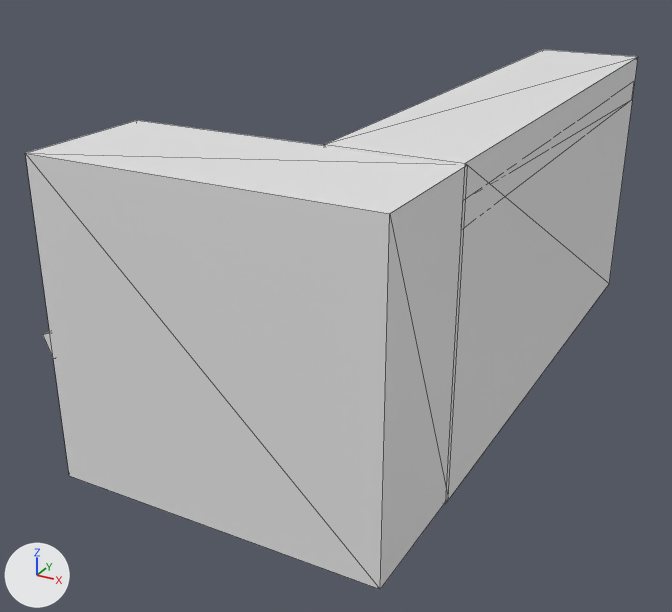
An edit to the glTF model models/world/Muelle1.glb, drawn before and after from the same camera.
Rendered twice from a 50 mm camera at (4.51, -13.85, 4.97) aimed at (-2.2, -1.65, -1.13). The lights are fixed; the arrows at lower left show +X, +Y and +Z. Mesh edges are drawn as thin lines. Where no turn or scale is listed for an object, it has been applied to the vertices. Vertices at the same position are counted once.

Objects in the first picture: 'Muelle1_b_boxcollider', 'Muelle1_boxcollider', 'Muelle1_obj'.
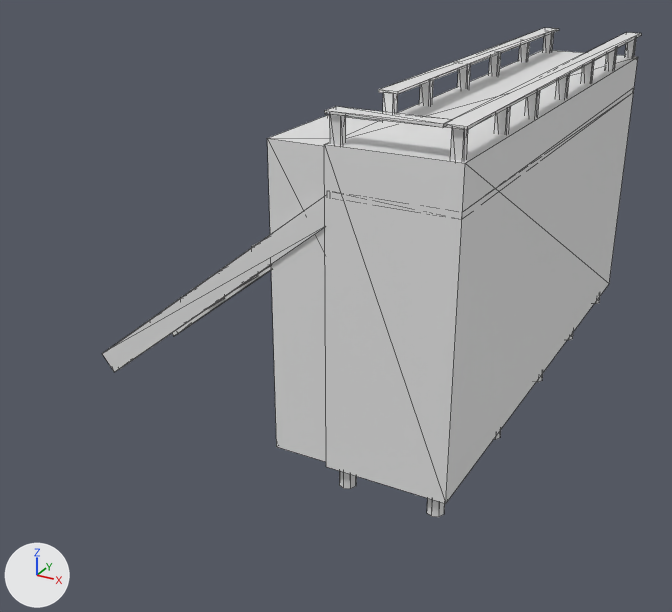
Edits to the scene script, one JSON object a line:
```json
{"block": "me_cube_017", "where": "# used by ob_muelle1_obj; location = (0.0, 0.0, 0.0)"}
{"op": "remove", "block": "me_cube_017", "code": "me_cube_017.from_pydata(...)  # 16 vertices, 24 faces; spans x -4.14..0.88, y -6.05..4.28, z -0.58..1.82"}
{"op": "add", "block": "me_cube_017", "code": "me_cube_017.from_pydata(...)  # 200 vertices, 300 faces; spans x -4.88..0.9, y -4.32..4.33, z -1.76..2.68"}
{"block": "me_cube_017", "change": "me_cube_017 part 1: a new loose piece, a box spanning x -0.85..-0.7, y -4.26..-4.12, z 1.66..2.65"}
{"block": "me_cube_017", "change": "me_cube_017 part 2: a new loose piece, a box spanning x -0.86..-0.71, y -2.81..-2.68, z 1.66..2.65"}
{"block": "me_cube_017", "change": "me_cube_017 part 3: a new loose piece, a box spanning x 0.7..0.84, y -4.26..-4.12, z 1.66..2.65"}
{"block": "me_cube_017", "change": "me_cube_017 part 4: a new loose piece, a box spanning x 0.69..0.83, y -2.81..-2.68, z 1.66..2.65"}
{"block": "me_cube_017", "change": "me_cube_017 part 5: a new loose piece, a box spanning x -0.85..-0.7, y -1.65..-1.52, z 1.66..2.65"}
{"block": "me_cube_017", "change": "me_cube_017 part 6: a new loose piece, a box spanning x -0.86..-0.71, y -0.21..-0.08, z 1.66..2.65"}
{"block": "me_cube_017", "change": "me_cube_017 part 7: a new loose piece, a box spanning x 0.7..0.84, y -1.65..-1.52, z 1.66..2.65"}
{"block": "me_cube_017", "change": "me_cube_017 part 8: a new loose piece, a box spanning x 0.69..0.83, y -0.21..-0.08, z 1.66..2.65"}
{"block": "me_cube_017", "change": "me_cube_017 part 9: a new loose piece, a box spanning x -0.85..-0.7, y 1.15..1.28, z 1.66..2.65"}
{"block": "me_cube_017", "change": "me_cube_017 part 10: a new loose piece, a box spanning x -0.86..-0.71, y 2.69..2.82, z 1.66..2.65"}
{"block": "me_cube_017", "change": "me_cube_017 part 11: a new loose piece, a box spanning x 0.7..0.84, y 1.15..1.28, z 1.66..2.65"}
{"block": "me_cube_017", "change": "me_cube_017 part 12: a new loose piece, a box spanning x 0.69..0.83, y 2.69..2.82, z 1.66..2.65"}
{"block": "me_cube_017", "change": "me_cube_017 part 13: a new loose piece, a box spanning x -0.85..-0.7, y 4.1..4.23, z 1.66..2.65"}
{"block": "me_cube_017", "change": "me_cube_017 part 14: a new loose piece, a box spanning x 0.7..0.84, y 4.1..4.23, z 1.66..2.65"}
{"block": "me_cube_017", "change": "me_cube_017 part 15: a new loose piece, a box spanning x -0.918..-0.642, y -2.826..4.335, z 2.634..2.672"}
{"block": "me_cube_017", "change": "me_cube_017 part 16: a new loose piece, a box spanning x 0.622..0.898, y -4.318..4.335, z 2.643..2.681"}
{"block": "me_cube_017", "change": "me_cube_017 part 17: a new loose piece, a box spanning x -0.894..0.61, y -4.304..-4.028, z 2.634..2.672"}
{"block": "me_cube_017", "change": "me_cube_017 part 18: the whole mesh is rebuilt"}
{"op": "add", "block": "me_cylinder_005", "code": ["me_cylinder_005 = bpy.data.meshes.new('Cylinder.005')", "me_cylinder_005.from_pydata(...)  # 160 vertices, 160 faces; spans x 0.28..1.86, y -8.25..0.12, z -2.18..1.93"]}
{"op": "set", "path": "ob_muelle1_b_boxcollider.location", "old": "(-1.46, -5.23, 0.0)", "new": "(-0.44, -3.48, 0.0)"}
{"op": "set", "path": "ob_muelle1_b_boxcollider.scale", "old": "(2.36, 1.0, 2.23)", "new": "(1.3, 0.77, 2.23)"}
{"op": "add", "block": "ob_muellepole_obj", "code": ["ob_muellepole_obj = bpy.data.objects.new('MuellePole_obj', me_cylinder_005)", "ob_muellepole_obj.location = (-1.07, 4.05, -0.43)"]}
```

What differs and where, as boxes [x1, y1, x2, y2] in the pictures (672 x 612 px; the box of a moved part takes in the faces that stretch with it):
```json
{"object": "Muelle1_b_boxcollider", "change": "moved, rescaled", "before": [25, 120, 468, 589], "after": [267, 115, 377, 462]}
{"object": "Muelle1_obj", "change": "reshaped", "before": [43, 331, 53, 357], "after": [102, 28, 641, 372]}
{"object": "MuellePole_obj", "change": "added", "after": [340, 297, 600, 517]}
{"part": 1, "of": "me_cube_017", "change": "added", "after": [330, 114, 346, 145]}
{"part": 2, "of": "me_cube_017", "change": "added", "after": [383, 93, 398, 113]}
{"part": 3, "of": "me_cube_017", "change": "added", "after": [450, 128, 468, 161]}
{"part": 4, "of": "me_cube_017", "change": "added", "after": [494, 106, 511, 135]}
{"part": 5, "of": "me_cube_017", "change": "added", "after": [419, 81, 433, 106]}
{"part": 6, "of": "me_cube_017", "change": "added", "after": [457, 66, 470, 89]}
{"part": 7, "of": "me_cube_017", "change": "added", "after": [525, 91, 540, 117]}
{"part": 8, "of": "me_cube_017", "change": "added", "after": [555, 74, 570, 98]}
{"part": 9, "of": "me_cube_017", "change": "added", "after": [489, 54, 501, 75]}
{"part": 10, "of": "me_cube_017", "change": "added", "after": [518, 42, 530, 62]}
{"part": 11, "of": "me_cube_017", "change": "added", "after": [581, 61, 594, 84]}
{"part": 12, "of": "me_cube_017", "change": "added", "after": [605, 49, 617, 69]}
{"part": 13, "of": "me_cube_017", "change": "added", "after": [543, 33, 554, 52]}
{"part": 14, "of": "me_cube_017", "change": "added", "after": [625, 39, 636, 58]}
{"part": 15, "of": "me_cube_017", "change": "added", "after": [379, 28, 559, 94]}
{"part": 16, "of": "me_cube_017", "change": "added", "after": [444, 32, 641, 130]}
{"part": 17, "of": "me_cube_017", "change": "added", "after": [325, 106, 452, 128]}
{"part": 18, "of": "me_cube_017", "change": "moved or reshaped", "before": [43, 331, 53, 357], "after": [102, 196, 325, 372]}
```
